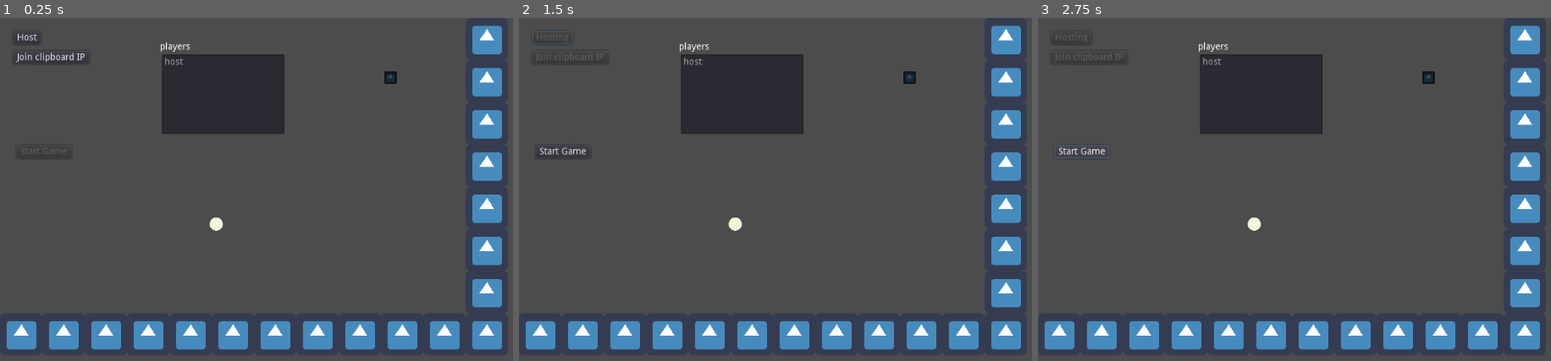
Above: before the commit, frames 1-3 (left to right).
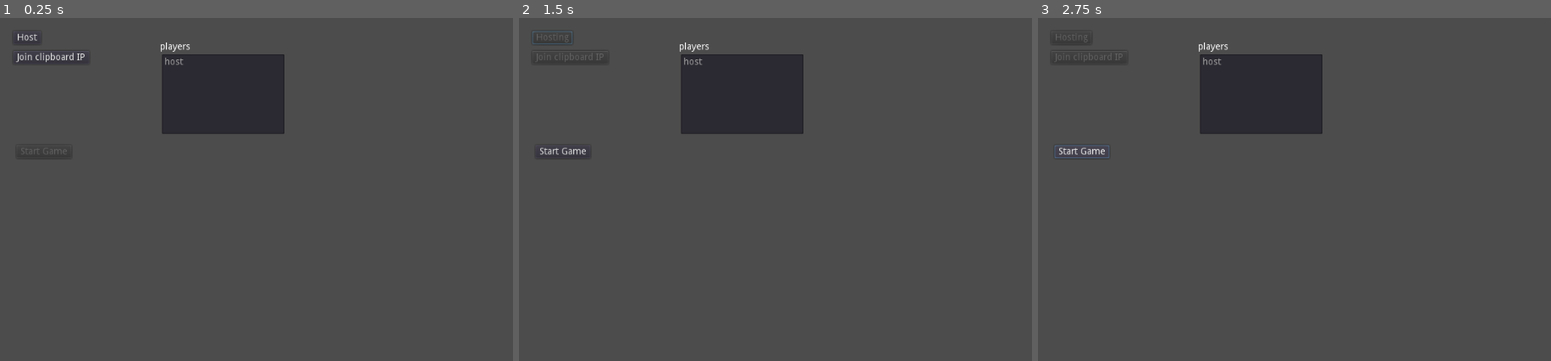
Above: after the commit, the same moments.

Repository: 2qar/ballgame
Game: Godot game, scene res://world.tscn
Two runs of this game, one before a commit and one after it. Both use one fixed random seed, a clock stepped at 60 frames per second and the inputs below. The engine's default icon, where the game draws it, is replaced by a stand-in: a white triangle on a blue panel in a dark square.
Inputs:
- Up to frame 1 (0.25 s): no input
- Up to frame 2 (1.5 s): tap Enter at 0.5 s; hold D (right) 0.53-1.25 s; tap Space (hit) at 0.6 s; click "Host" at 1.25 s
- Up to frame 3 (2.75 s): click "Start Game" at 2 s

The runs differ from the first frame. In frame 1, 9.3% of the frame differs, in the area x 1-98%, y 2-97%; in frame 2, 9.3%; in frame 3, 9.3%.
Error in both runs: Invalid set index 'refuse_new_connections' (on base: 'null instance') with value of type 'bool'. (res://lobby.gd:36)

Commit message:
multiple levels + switching

Diff:
--- a/ball.gd
+++ b/ball.gd
@@ -1,5 +1,7 @@
 # TODO: switch to KinematicBody2D, idiot
 extends RigidBody2D
+
+signal goal_hit(pos)
 
 export var hit_velocity : int
 export(int, LAYERS_2D_PHYSICS) var still_mask
@@ -39,7 +41,6 @@
 
 func _on_ball_body_entered(body):
 	if body.name == "goal":
-		# TODO: emit a signal that the level's root node listens for
-		queue_free()
+		emit_signal("goal_hit", position)
 	else:
 		reset = true
--- /dev/null
+++ b/explosion.gd
@@ -0,0 +1,13 @@
+extends Timer
+
+func _ready():
+	wait_time = $particles.lifetime
+	connect("timeout", self, "_on_timeout")
+	start()
+	$particles.emitting = true
+
+func particles() -> Node:
+	return $particles
+
+func _on_timeout():
+	queue_free()
--- /dev/null
+++ b/explosion.tscn
@@ -0,0 +1,33 @@
+[gd_scene load_steps=5 format=2]
+
+[ext_resource path="res://explosion.gd" type="Script" id=1]
+
+[sub_resource type="Curve" id=5]
+_data = [ Vector2( 0, 1 ), 0.0, 0.0, 0, 0, Vector2( 1, 0 ), 0.0, 0.0, 0, 0 ]
+
+[sub_resource type="CurveTexture" id=6]
+curve = SubResource( 5 )
+
+[sub_resource type="ParticlesMaterial" id=3]
+flag_disable_z = true
+direction = Vector3( 0, 0, 0 )
+spread = 105.0
+gravity = Vector3( 0, 0, 0 )
+initial_velocity = 22.99
+angular_velocity = 66.21
+angular_velocity_random = 0.62
+orbit_velocity = 0.0
+orbit_velocity_random = 0.0
+angle_random = 1.0
+scale = 3.0
+scale_curve = SubResource( 6 )
+
+[node name="explosion" type="Timer"]
+script = ExtResource( 1 )
+
+[node name="particles" type="Particles2D" parent="."]
+emitting = false
+amount = 10
+one_shot = true
+explosiveness = 1.0
+process_material = SubResource( 3 )
--- /dev/null
+++ b/goal.tscn
@@ -0,0 +1,18 @@
+[gd_scene load_steps=3 format=2]
+
+[ext_resource path="res://icon.png" type="Texture" id=1]
+
+[sub_resource type="RectangleShape2D" id=1]
+
+[node name="goal" type="StaticBody2D"]
+__meta__ = {
+"_edit_group_": true
+}
+
+[node name="sprite" type="Sprite" parent="."]
+modulate = Color( 0.313726, 0.313726, 0.313726, 1 )
+scale = Vector2( 0.3, 0.3 )
+texture = ExtResource( 1 )
+
+[node name="collider" type="CollisionShape2D" parent="."]
+shape = SubResource( 1 )
--- /dev/null
+++ b/levels/level.gd
@@ -0,0 +1,16 @@
+extends Node2D
+
+signal level_cleared
+
+func _ready():
+	$ball.connect("goal_hit", self, "_on_goal_hit")
+
+func _on_goal_hit(pos):
+	$ball.queue_free()
+	var explosion = preload("res://explosion.tscn").instance()
+	explosion.particles().position = pos
+	explosion.connect("timeout", self, "_on_explosion_completed")
+	add_child(explosion)
+
+func _on_explosion_completed():
+	emit_signal("level_cleared")
--- /dev/null
+++ b/levels/level1.tscn
@@ -0,0 +1,46 @@
+[gd_scene load_steps=7 format=2]
+
+[ext_resource path="res://levels/level.gd" type="Script" id=1]
+[ext_resource path="res://ball.tscn" type="PackedScene" id=2]
+[ext_resource path="res://icon.png" type="Texture" id=3]
+[ext_resource path="res://goal.tscn" type="PackedScene" id=4]
+
+[sub_resource type="ConvexPolygonShape2D" id=1]
+points = PoolVector2Array( 0, 0, 64, 0, 64, 64, 0, 64 )
+
+[sub_resource type="TileSet" id=2]
+0/name = "icon.png 0"
+0/texture = ExtResource( 3 )
+0/tex_offset = Vector2( 0, 0 )
+0/modulate = Color( 1, 1, 1, 1 )
+0/region = Rect2( 0, 0, 64, 64 )
+0/tile_mode = 0
+0/occluder_offset = Vector2( 0, 0 )
+0/navigation_offset = Vector2( 0, 0 )
+0/shape_offset = Vector2( 0, 0 )
+0/shape_transform = Transform2D( 1, 0, 0, 1, 0, 0 )
+0/shape = SubResource( 1 )
+0/shape_one_way = false
+0/shape_one_way_margin = 1.0
+0/shapes = [ {
+"autotile_coord": Vector2( 0, 0 ),
+"one_way": false,
+"one_way_margin": 1.0,
+"shape": SubResource( 1 ),
+"shape_transform": Transform2D( 1, 0, 0, 1, 0, 0 )
+} ]
+0/z_index = 0
+
+[node name="level" type="Node2D"]
+script = ExtResource( 1 )
+
+[node name="ball" parent="." instance=ExtResource( 2 )]
+position = Vector2( 271.775, 198.423 )
+
+[node name="TileMap" type="TileMap" parent="."]
+tile_set = SubResource( 2 )
+format = 1
+tile_data = PoolIntArray( 8, 0, 0, 65544, 0, 0, 131080, 0, 0, 196616, 0, 0, 262152, 0, 0, 327680, 0, 0, 327681, 0, 0, 327682, 0, 0, 327683, 0, 0, 327684, 0, 0, 327685, 0, 0, 327686, 0, 0, 327687, 0, 0, 327688, 0, 0 )
+
+[node name="goal" parent="." instance=ExtResource( 4 )]
+position = Vector2( 456.3, 201.072 )
--- /dev/null
+++ b/levels/level2.tscn
@@ -0,0 +1,46 @@
+[gd_scene load_steps=7 format=2]
+
+[ext_resource path="res://levels/level.gd" type="Script" id=1]
+[ext_resource path="res://icon.png" type="Texture" id=2]
+[ext_resource path="res://goal.tscn" type="PackedScene" id=3]
+[ext_resource path="res://ball.tscn" type="PackedScene" id=4]
+
+[sub_resource type="ConvexPolygonShape2D" id=1]
+points = PoolVector2Array( 0, 0, 64, 0, 64, 64, 0, 64 )
+
+[sub_resource type="TileSet" id=2]
+0/name = "icon.png 0"
+0/texture = ExtResource( 2 )
+0/tex_offset = Vector2( 0, 0 )
+0/modulate = Color( 1, 1, 1, 1 )
+0/region = Rect2( 0, 0, 64, 64 )
+0/tile_mode = 0
+0/occluder_offset = Vector2( 0, 0 )
+0/navigation_offset = Vector2( 0, 0 )
+0/shape_offset = Vector2( 0, 0 )
+0/shape_transform = Transform2D( 1, 0, 0, 1, 0, 0 )
+0/shape = SubResource( 1 )
+0/shape_one_way = false
+0/shape_one_way_margin = 1.0
+0/shapes = [ {
+"autotile_coord": Vector2( 0, 0 ),
+"one_way": false,
+"one_way_margin": 1.0,
+"shape": SubResource( 1 ),
+"shape_transform": Transform2D( 1, 0, 0, 1, 0, 0 )
+} ]
+0/z_index = 0
+
+[node name="level" type="Node2D"]
+script = ExtResource( 1 )
+
+[node name="ball" parent="." instance=ExtResource( 4 )]
+position = Vector2( 271.775, 198.423 )
+
+[node name="TileMap" type="TileMap" parent="."]
+tile_set = SubResource( 2 )
+format = 1
+tile_data = PoolIntArray( 8, 0, 0, 65544, 0, 0, 131080, 0, 0, 196616, 0, 0, 262152, 0, 0, 327680, 0, 0, 327681, 0, 0, 327682, 0, 0, 327683, 0, 0, 327684, 0, 0, 327685, 0, 0, 327686, 0, 0, 327687, 0, 0, 327688, 0, 0 )
+
+[node name="goal" parent="." instance=ExtResource( 3 )]
+position = Vector2( 267.165, 24.8456 )
--- a/world.gd
+++ b/world.gd
@@ -1,6 +1,10 @@
 extends Node2D
 
 export(PoolColorArray) var colors
+export(Array, PackedScene) var levels
+var levels_index = -1
+var current_level : Node2D
+var player_list : Dictionary
 
 func _ready():
 	$lobby.connect("start_game", self, "_on_start_game")
@@ -24,17 +28,40 @@
 	rpc("spawn_players", players_with_colors)
 
 remotesync func spawn_players(players):
+	player_list = players
 	$lobby.queue_free()
+	advance_level()
+
+func advance_level():
+	var level = load_next_level()
+	add_players_to_level(level)
+
+func add_players_to_level(level: Node2D):
 	var x = 64
-	for id in players:
+	for id in player_list:
 		var player = preload("res://player.tscn").instance()
 		player.set_name(str(id))
 		player.set_network_master(id)
-		player.set_color(players[id]["color"])
+		player.set_color(player_list[id]["color"])
 		if id == get_tree().get_network_unique_id():
 			player.remove_nametag()
 		else:
-			player.set_nametag(players[id]["name"])
+			player.set_nametag(player_list[id]["name"])
 		player.translate(Vector2(x, 64))
-		add_child(player)
+		level.add_child(player)
 		x += 128
+
+func load_next_level() -> Node:
+	if current_level != null:
+		current_level.disconnect("level_cleared", self, "_on_level_cleared")
+		current_level.queue_free()
+
+	levels_index += 1
+	var level = levels[levels_index].instance()
+	level.connect("level_cleared", self, "_on_level_cleared")
+	add_child(level)
+	current_level = level
+	return level
+
+func _on_level_cleared():
+	advance_level()
--- a/world.tscn
+++ b/world.tscn
@@ -1,62 +1,13 @@
-[gd_scene load_steps=8 format=2]
+[gd_scene load_steps=5 format=2]
 
 [ext_resource path="res://world.gd" type="Script" id=1]
 [ext_resource path="res://lobby.tscn" type="PackedScene" id=2]
-[ext_resource path="res://ball.tscn" type="PackedScene" id=3]
-[ext_resource path="res://icon.png" type="Texture" id=4]
-
-[sub_resource type="ConvexPolygonShape2D" id=1]
-points = PoolVector2Array( 0, 0, 64, 0, 64, 64, 0, 64 )
-
-[sub_resource type="TileSet" id=2]
-0/name = "icon.png 0"
-0/texture = ExtResource( 4 )
-0/tex_offset = Vector2( 0, 0 )
-0/modulate = Color( 1, 1, 1, 1 )
-0/region = Rect2( 0, 0, 64, 64 )
-0/tile_mode = 0
-0/occluder_offset = Vector2( 0, 0 )
-0/navigation_offset = Vector2( 0, 0 )
-0/shape_offset = Vector2( 0, 0 )
-0/shape_transform = Transform2D( 1, 0, 0, 1, 0, 0 )
-0/shape = SubResource( 1 )
-0/shape_one_way = false
-0/shape_one_way_margin = 1.0
-0/shapes = [ {
-"autotile_coord": Vector2( 0, 0 ),
-"one_way": false,
-"one_way_margin": 1.0,
-"shape": SubResource( 1 ),
-"shape_transform": Transform2D( 1, 0, 0, 1, 0, 0 )
-} ]
-0/z_index = 0
-
-[sub_resource type="RectangleShape2D" id=3]
+[ext_resource path="res://levels/level1.tscn" type="PackedScene" id=3]
+[ext_resource path="res://levels/level2.tscn" type="PackedScene" id=4]
 
 [node name="world" type="Node2D"]
 script = ExtResource( 1 )
 colors = PoolColorArray( 1, 0.313726, 0.313726, 1, 0.988235, 0.372549, 0.984314, 1, 0.568627, 0.988235, 0.372549, 1, 0.988235, 0.686275, 0.372549, 1 )
+levels = [ ExtResource( 3 ), ExtResource( 4 ), null ]
 
 [node name="lobby" parent="." instance=ExtResource( 2 )]
-
-[node name="ball" parent="." instance=ExtResource( 3 )]
-position = Vector2( 327.005, 312.718 )
-
-[node name="TileMap" type="TileMap" parent="."]
-tile_set = SubResource( 2 )
-format = 1
-tile_data = PoolIntArray( -1, 0, 0, -65536, 0, 0, -65535, 0, 0, -65534, 0, 0, -65533, 0, 0, -65532, 0, 0, -65531, 0, 0, -65530, 0, 0, -65529, 0, 0, -65528, 0, 0, -65527, 0, 0, -65526, 0, 0, -65525, 0, 0, 65535, 0, 0, 11, 0, 0, 131071, 0, 0, 65547, 0, 0, 196607, 0, 0, 131083, 0, 0, 262143, 0, 0, 196619, 0, 0, 327679, 0, 0, 262155, 0, 0, 393215, 0, 0, 327691, 0, 0, 458751, 0, 0, 393227, 0, 0, 524287, 0, 0, 458752, 0, 0, 458753, 0, 0, 458754, 0, 0, 458755, 0, 0, 458756, 0, 0, 458757, 0, 0, 458758, 0, 0, 458759, 0, 0, 458760, 0, 0, 458761, 0, 0, 458762, 0, 0, 458763, 0, 0 )
-
-[node name="goal" type="StaticBody2D" parent="."]
-position = Vector2( 590.434, 90.5097 )
-__meta__ = {
-"_edit_group_": true
-}
-
-[node name="sprite" type="Sprite" parent="goal"]
-modulate = Color( 0.313726, 0.313726, 0.313726, 1 )
-scale = Vector2( 0.3, 0.3 )
-texture = ExtResource( 4 )
-
-[node name="collider" type="CollisionShape2D" parent="goal"]
-shape = SubResource( 3 )
